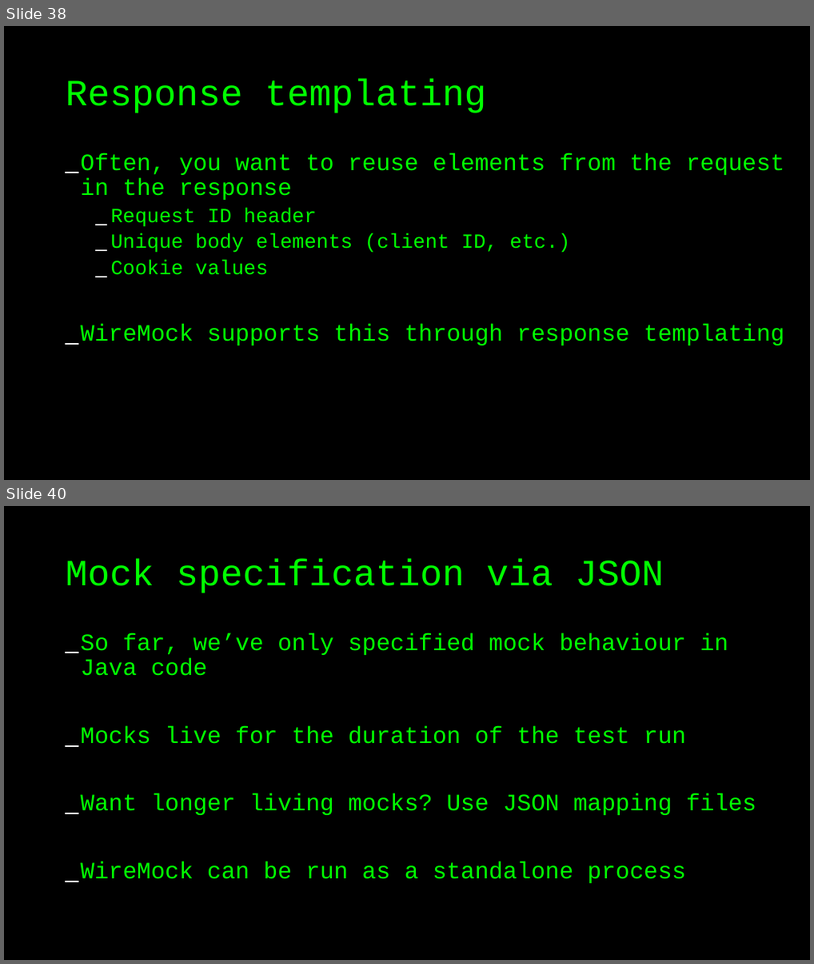
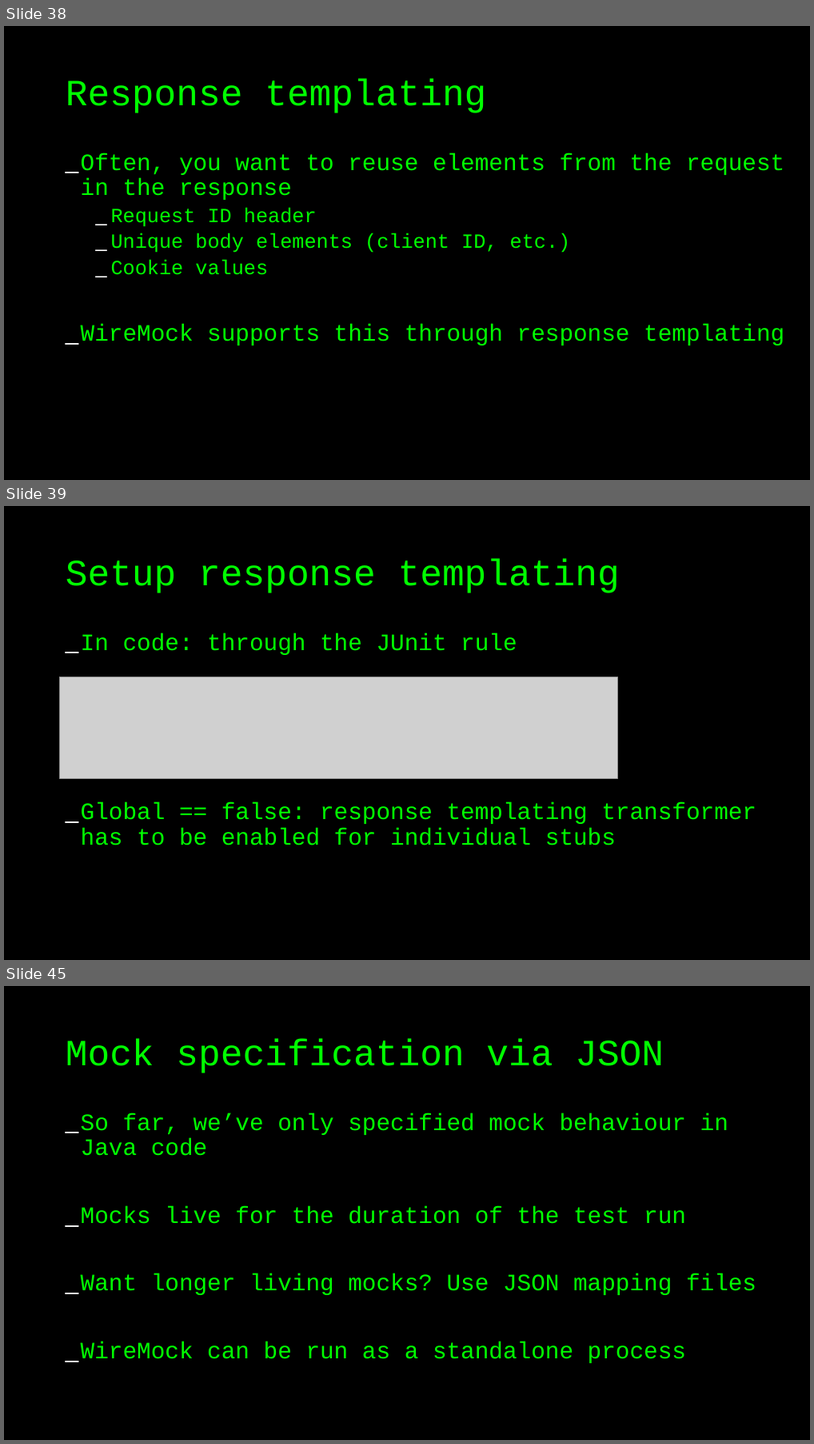
Before and after one commit to basdijkstra/wiremock-workshop, a slide deck: wiremock_workshop.odp. Shown one above the other, each under a label of ours: slides 38 and 40 before the commit, slides 38, 39 and 45 after it; the slides between them are not shown. The pictures are 814x964 and 814x1444 pixels, drawn with LibreOffice and Linux fonts; fonts in the diff are those of the drawing; grey boxes stand for pictures. Boxes give left, top, right and bottom in pixels: in the first picture for what was removed or moved away, otherwise in the second. Text is boxed around its words. In the diff, an @@ line names an element or a change of style, - is before the commit and + after.

Commit message:
Added slides and examples for response templating

```diff
--- a/wiremock_workshop.odp
+++ b/wiremock_workshop.odp
@@ slide 39 added at bbox=[4, 506, 810, 960], background #000000 @@
@@ title added at bbox=[66, 560, 620, 593], 44 pt, text #00FF00 @@
+Setup response templating
@@ text added at bbox=[81, 633, 757, 845], 28 pt, text #00FF00 @@
+_ In code: through the JUnit rule
+_ Global == false: response templating transformer has to be enabled for individual stubs
@@ picture added at bbox=[60, 677, 618, 778] @@
@@ what was slide 40 is now slide 45 @@
```
Also in this commit, not shown: 5 other slides added, 1 slide removed, 4 other files.
